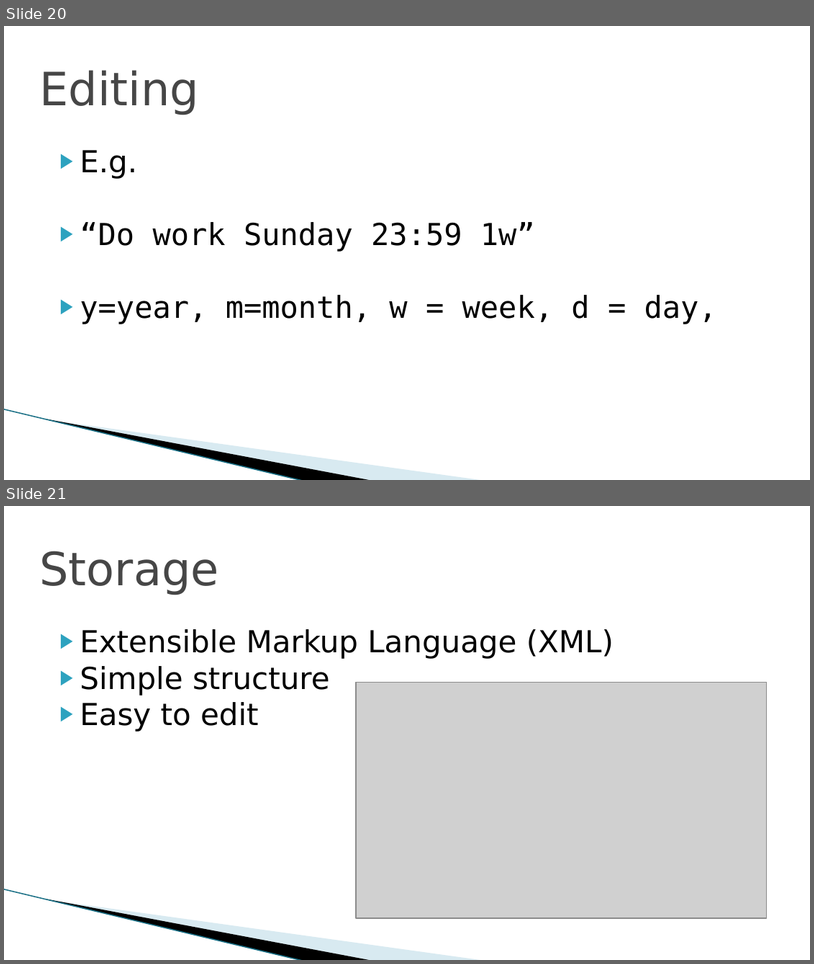
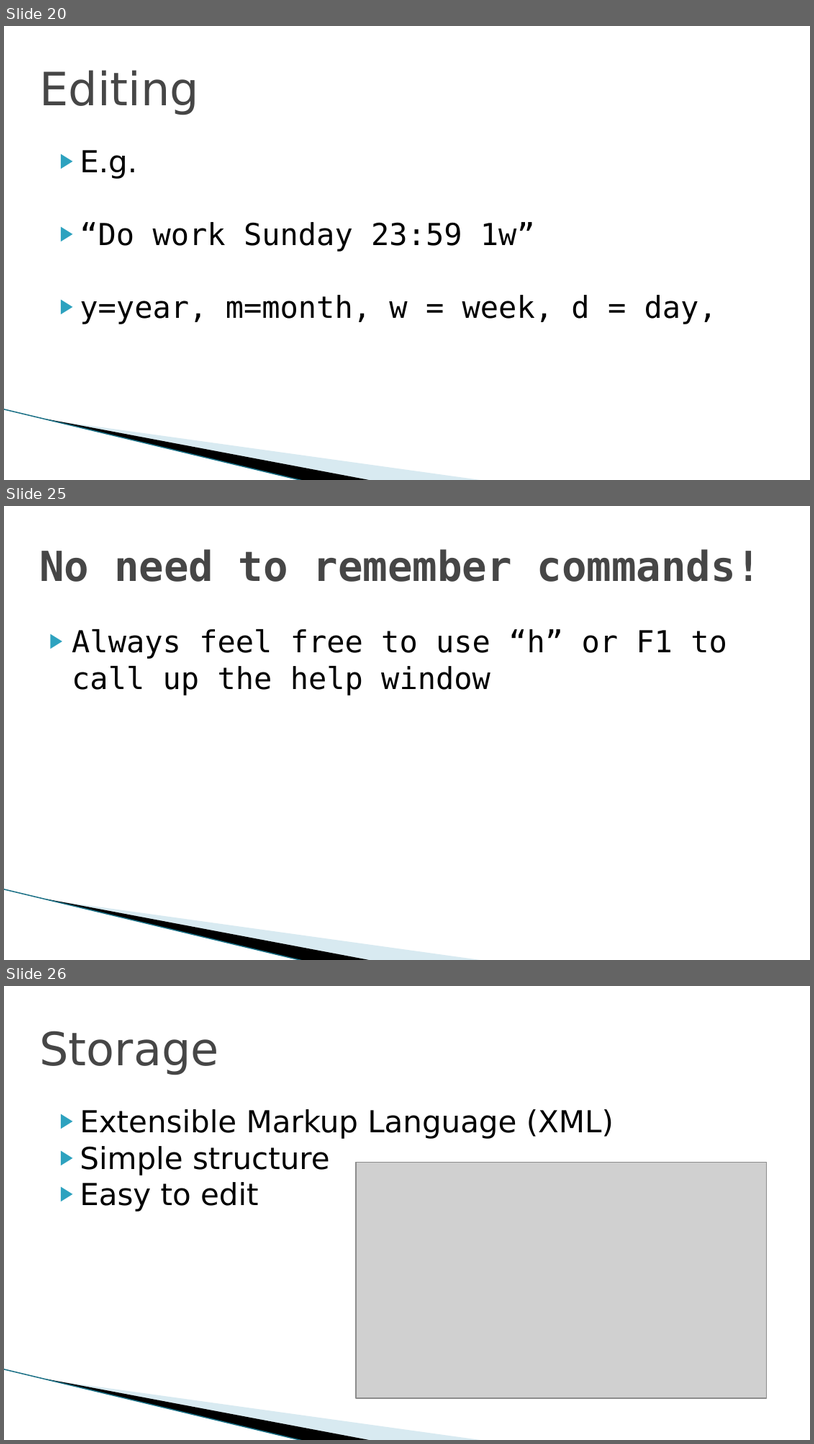
Before and after one commit to riwu/CS2101, a slide deck: WURI OP2.pptx. Shown one above the other, each under a label of ours: slides 20 and 21 before the commit, slides 20, 25 and 26 after it; the slides between them are not shown. The pictures are 814x964 and 814x1444 pixels, drawn with LibreOffice and Linux fonts; fonts in the diff are those of the drawing; grey boxes stand for pictures; background and template pictures are left out. Boxes give left, top, right and bottom in pixels: in the first picture for what was removed or moved away, otherwise in the second. Text is boxed around its words. In the diff, an @@ line names an element or a change of style, - is before the commit and + after.

```diff
--- a/WURI OP2.pptx
+++ b/WURI OP2.pptx
@@ slide 25 added at (x1=4, y1=506, x2=810, y2=960), background #FFFFFF; not listed: 3 template elements that a slide beside it also shows @@
@@ title added at (x1=39, y1=549, x2=761, y2=582), 36.9 pt, text #464646, bold @@
+No need to remember commands!
@@ text added at (x1=72, y1=629, x2=728, y2=695), 27 pt, text #000000 @@
+▶ Always feel free to use “h” or F1 to call up the help window
@@ what was slide 21 is now slide 26 @@
```
Also in this commit, not shown: 4 other slides added.
